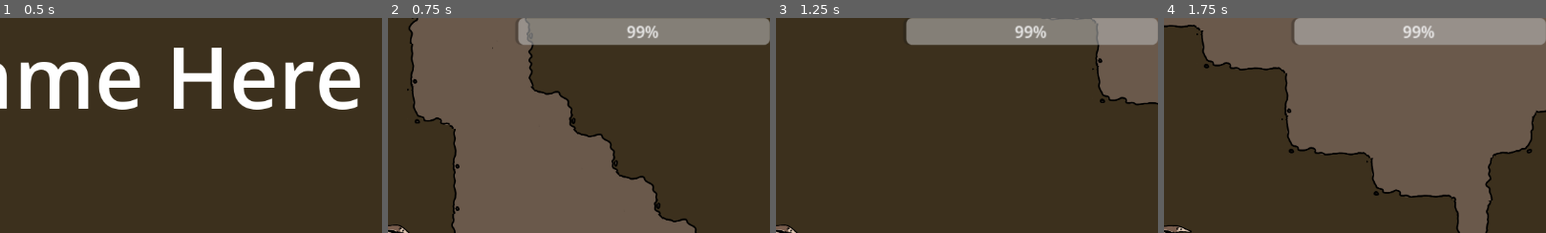
Above: before the commit, frames 1-4 (left to right).
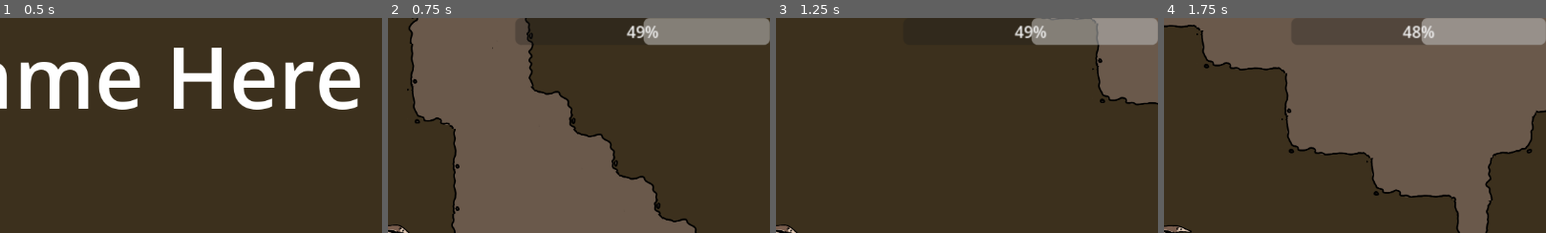
Above: after the commit, the same moments.

Repository: IncrediblyCreativeUsername/Team-Indecisive-Cutthroat-2026
Game: Godot game, scene res://UI/MainMenu.tscn
The game is run twice, just before and just after one commit, with the same random seed, the same clock (stepped at 60 frames per second) and the same inputs. The engine's default icon, where the game draws it, is replaced by a stand-in: a white triangle on a blue panel in a dark square.
Inputs (mouse positions are % of the whole screen's width and height, from its top left):
- Up to frame 1 (0.5 s): no input
- Up to frame 2 (0.75 s): click "Play" at 0.5 s
- Up to frame 3 (1.25 s): no input
- Up to frame 4 (1.75 s): move the mouse to (72, 45) at 1.27 s; hold D (MOVE_RIGHT) from 1.28 s (still down); tap Q (DROP) at 1.35 s; tap W (JUMP) at 1.52 s
The pictures show only the part of the screen within x 50-100%, y 0-50%; the shares and areas given below are measured in that part.

Frame 1 is identical in both runs. In frame 2, 4.0% of the frame differs, in the area x 34-68%, y 0-13%; in frame 3, 4.0%; in frame 4, 4.1%, in the area x 34-69%, y 0-13%.

Commit message:
Balance Changes For Game Level

Diff:
--- a/Enemy/Enemy.tscn
+++ b/Enemy/Enemy.tscn
@@ -40,7 +40,6 @@
 collision_layer = 4
 script = ExtResource("1_3o4wt")
 knockback = 5000
-hungerRestore = 75
 damageCooldownMax = 40
 
 [node name="Sprite2D" type="AnimatedSprite2D" parent="." unique_id=164208408]
--- a/Enemy/enemy.gd
+++ b/Enemy/enemy.gd
@@ -4,7 +4,7 @@
 @export var speed : int = 600
 @export var damage : int = 1
 @export var knockback : int = 2000
-@export var hungerRestore : int = 20
+@export var hungerRestore : int = 25
 @export var damageCooldownMax : int = 30
 
 @onready var player = Globals.player
--- a/globals.gd
+++ b/globals.gd
@@ -7,7 +7,7 @@
 var playerHatNum := 0
 var hatCount := 10
 var hp := 3
-var hunger := 100.0
+var hunger := 50.0
 var heldAnt := false
 var player
 var invincibilityFrames = 40
@@ -15,7 +15,7 @@
 
 func resetValues():
 	hp = 3
-	hunger = 100
+	hunger = 50
 	heldAnt = false
 
 func hurt(damage):
@@ -31,7 +31,7 @@
 	get_tree().change_scene_to_file(Globals.deathScene)
 
 func _process(delta: float) -> void:
-	hunger -= 0.75*delta
+	hunger -= 1*delta
 	if hunger <= 0:
 		die()
 		#get_tree().reload_current_scene()
